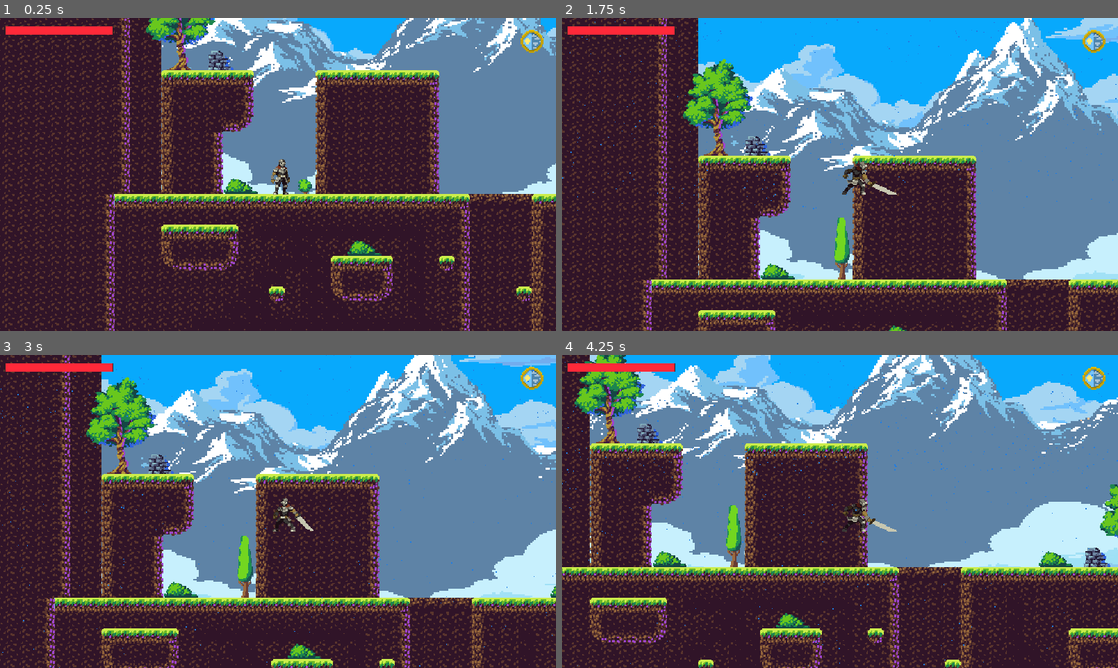
Above: before the commit, frames 1-4 (two rows, left to right).
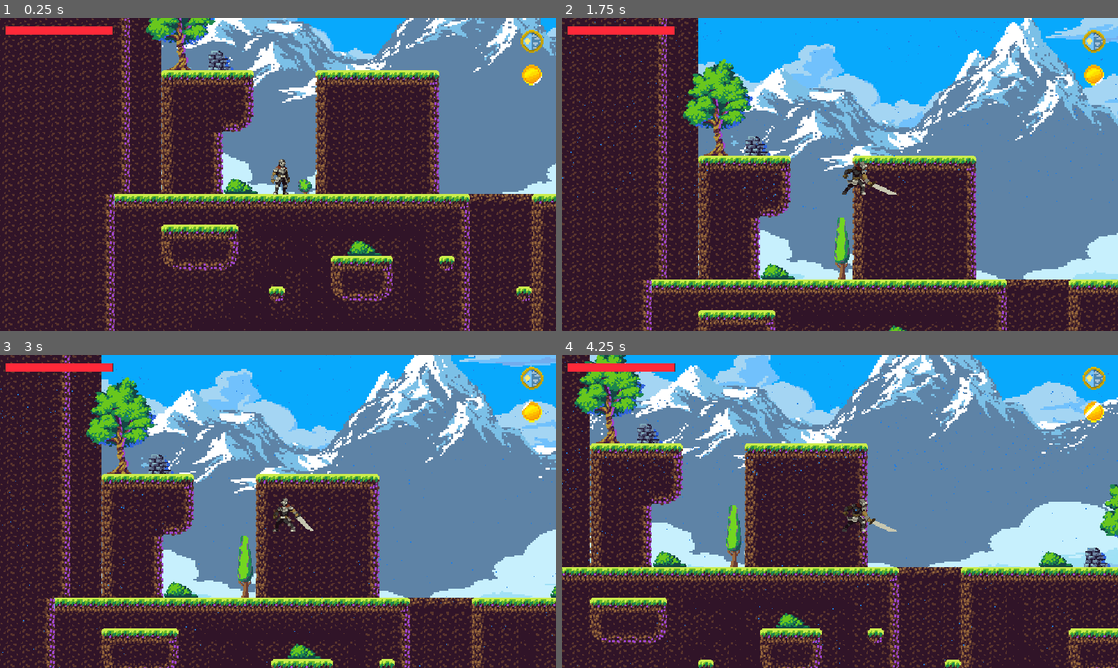
Above: after the commit, the same moments.

Repository: timowenz/stormbringer-trials
Game: Godot game, scene res://scenes/TestScene.tscn
Same seed, same stepped clock (60 frames per second), same inputs: the game is played once before the commit and once after it. This scene is started directly instead of the project's main scene.
Inputs (mouse positions are in pixels of both pictures, inside the frame that each line leads up to):
- Up to frame 1 (0.25 s): no input
- Up to frame 2 (1.75 s): click (1095, 39) at 0.5 s; tap Enter (ui_accept) at 1.25, 1.52 s; hold Right (ui_right) from 1.28 s (still down); tap Q (attack) at 1.35 s
- Up to frame 3 (3 s): tap W (attack2) at 2.1 s; tap Enter (ui_accept) at 2.27 s; release Right (ui_right) at 2.78 s; hold Left (ui_left) from 2.78 s (still down); tap Down (crouch) at 2.85 s
- Up to frame 4 (4.25 s): release Left (ui_left) at 3.53 s; hold Right (ui_right) from 3.53 s (still down); tap Q (attack) at 3.6 s; tap Enter (ui_accept) at 3.77 s

The runs differ from the first frame. In frame 1, 0.2% of the frame differs, in the area x 53-98%, y 14-56%; in frame 2, 0.2%, in the area x 49-98%, y 14-79%; in frame 3, 0.2%; in frame 4, 0.2%.
Error in both runs: Invalid call. Nonexistent function 'take_damage' in base 'StaticBody2D'. (res://scripts/Player.gd:207)

Commit message:
coin progress

Diff:
--- /dev/null
+++ b/scenes/Coin.gd
@@ -0,0 +1,12 @@
+extends AnimatedSprite2D
+
+
+# Called when the node enters the scene tree for the first time.
+func _ready():
+	$".".play()
+	pass # Replace with function body.
+
+
+# Called every frame. 'delta' is the elapsed time since the previous frame.
+func _process(delta):
+	pass
--- a/scenes/TestScene.tscn
+++ b/scenes/TestScene.tscn
@@ -8,13 +8,15 @@
 [ext_resource type="Texture2D" uid="uid://bj3gfcx77pf1" path="res://assets/Jozo2assets/AlchemyBundle.png" id="5_sg7ju"]
 [ext_resource type="Texture2D" uid="uid://by1iq2w3y7stt" path="res://assets/Jozo2assets/TilesetJozo2.png" id="6_mwhaw"]
 [ext_resource type="Script" path="res://scenes/Sapling.gd" id="8_r3a45"]
-[ext_resource type="Texture2D" uid="uid://cktatkbc8jycs" path="res://selfdrawn/setzling.png" id="9_db6ui"]
-[ext_resource type="Texture2D" uid="uid://4r7hg71p8p7k" path="res://selfdrawn/tree.png" id="10_mydob"]
+[ext_resource type="Texture2D" uid="uid://cajp7aig2dk0l" path="res://selfdrawn/setzling_2.png" id="10_nv6c1"]
+[ext_resource type="Texture2D" uid="uid://c8vqgx85ekghg" path="res://selfdrawn/tree_2.png" id="11_givup"]
 [ext_resource type="Texture2D" uid="uid://dg7evlocf15rc" path="res://selfdrawn/clock.png" id="11_ok8sy"]
 [ext_resource type="PackedScene" uid="uid://cyu5h3xt5xhjf" path="res://scenes/Background.tscn" id="12_8kqpt"]
 [ext_resource type="PackedScene" uid="uid://c60h63oqga3qw" path="res://scenes/Player.tscn" id="13_626vs"]
 [ext_resource type="Texture2D" uid="uid://bi2p8skbssuj5" path="res://assets/tileset/Mockup2x.png" id="14_csmg3"]
+[ext_resource type="Texture2D" uid="uid://nw8du8dg1b56" path="res://selfdrawn/coin_anim.png" id="14_plo8s"]
 [ext_resource type="AudioStream" uid="uid://swdeyex32o80" path="res://assets/music/Platformer Music 158815.mp3" id="15_e5rl0"]
+[ext_resource type="Script" path="res://scenes/Coin.gd" id="15_um8nq"]
 [ext_resource type="PackedScene" uid="uid://ccrscj7aj4wtc" path="res://scenes/WonScreen.tscn" id="16_tk14o"]
 [ext_resource type="PackedScene" uid="uid://b0vo331jnx4uy" path="res://scenes/GameOver.tscn" id="17_dq3xh"]
 [ext_resource type="PackedScene" uid="uid://cmva44s7chgwy" path="res://scenes/PauseScreen.tscn" id="18_a33hq"]
@@ -490,6 +492,71 @@
 gravity = Vector3(0, 200, 0)
 color = Color(0.121569, 0.490196, 0.890196, 1)
 
+[sub_resource type="AtlasTexture" id="AtlasTexture_jjk48"]
+atlas = ExtResource("14_plo8s")
+region = Rect2(0, 0, 16, 16)
+
+[sub_resource type="AtlasTexture" id="AtlasTexture_3j04a"]
+atlas = ExtResource("14_plo8s")
+region = Rect2(16, 0, 16, 16)
+
+[sub_resource type="AtlasTexture" id="AtlasTexture_4pgl0"]
+atlas = ExtResource("14_plo8s")
+region = Rect2(32, 0, 16, 16)
+
+[sub_resource type="AtlasTexture" id="AtlasTexture_sojiw"]
+atlas = ExtResource("14_plo8s")
+region = Rect2(48, 0, 16, 16)
+
+[sub_resource type="AtlasTexture" id="AtlasTexture_ffa0l"]
+atlas = ExtResource("14_plo8s")
+region = Rect2(64, 0, 16, 16)
+
+[sub_resource type="AtlasTexture" id="AtlasTexture_q1t2r"]
+atlas = ExtResource("14_plo8s")
+region = Rect2(80, 0, 16, 16)
+
+[sub_resource type="AtlasTexture" id="AtlasTexture_3occn"]
+atlas = ExtResource("14_plo8s")
+region = Rect2(96, 0, 16, 16)
+
+[sub_resource type="AtlasTexture" id="AtlasTexture_12jfw"]
+atlas = ExtResource("14_plo8s")
+region = Rect2(112, 0, 16, 16)
+
+[sub_resource type="SpriteFrames" id="SpriteFrames_xsv2o"]
+resource_name = "Blink"
+animations = [{
+"frames": [{
+"duration": 1.0,
+"texture": SubResource("AtlasTexture_jjk48")
+}, {
+"duration": 1.0,
+"texture": SubResource("AtlasTexture_3j04a")
+}, {
+"duration": 1.0,
+"texture": SubResource("AtlasTexture_4pgl0")
+}, {
+"duration": 1.0,
+"texture": SubResource("AtlasTexture_sojiw")
+}, {
+"duration": 1.0,
+"texture": SubResource("AtlasTexture_ffa0l")
+}, {
+"duration": 1.0,
+"texture": SubResource("AtlasTexture_q1t2r")
+}, {
+"duration": 1.0,
+"texture": SubResource("AtlasTexture_3occn")
+}, {
+"duration": 1.0,
+"texture": SubResource("AtlasTexture_12jfw")
+}],
+"loop": true,
+"name": &"default",
+"speed": 5.0
+}]
+
 [node name="Game" type="Node2D"]
 script = ExtResource("1_kvokn")
 
@@ -545,12 +612,12 @@
 
 [node name="Sapling" type="Sprite2D" parent="Sapling"]
 position = Vector2(0, -8)
-texture = ExtResource("9_db6ui")
+texture = ExtResource("10_nv6c1")
 
 [node name="Tree" type="Sprite2D" parent="Sapling"]
 visible = false
 position = Vector2(0, -32)
-texture = ExtResource("10_mydob")
+texture = ExtResource("11_givup")
 
 [node name="StaticBody2D" type="StaticBody2D" parent="Sapling/Tree"]
 
@@ -587,6 +654,13 @@
 process_material = SubResource("ParticleProcessMaterial_d3hv2")
 lifetime = 5.0
 
+[node name="Coin" type="AnimatedSprite2D" parent="Player"]
+position = Vector2(264, -106)
+scale = Vector2(1.5, 1.5)
+sprite_frames = SubResource("SpriteFrames_xsv2o")
+frame_progress = 0.441443
+script = ExtResource("15_um8nq")
+
 [node name="Mockup2x" type="Sprite2D" parent="."]
 visible = false
 modulate = Color(1, 1, 1, 0.172549)
Not shown: 1 places in scenes/TestScene.tscn that only renumber resources
Binary file added: selfdrawn/coin_anim.png
Not shown, added: selfdrawn/coin_anim.png.import
